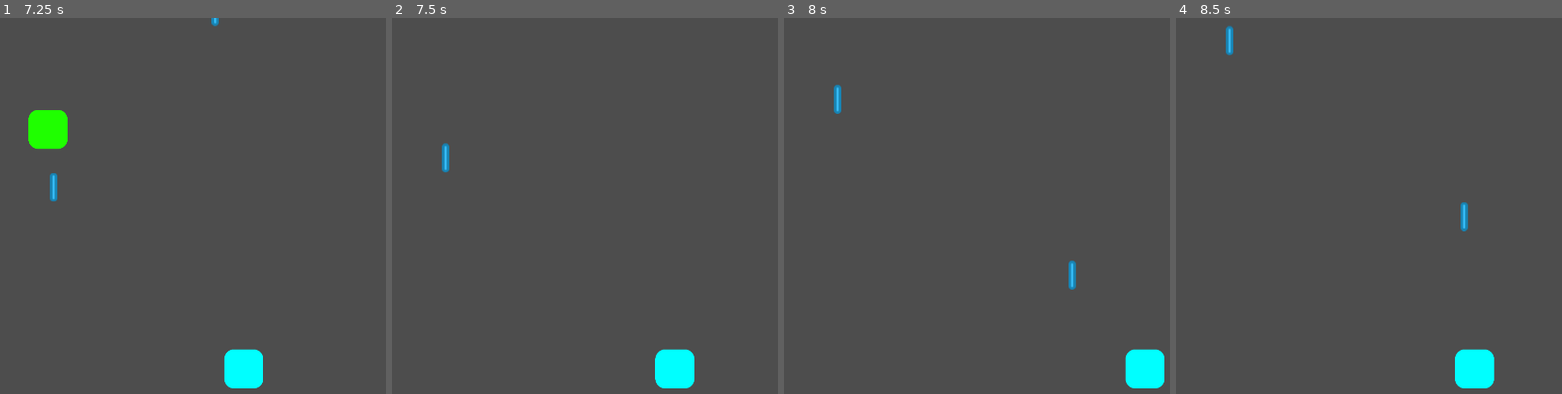
Above: before the commit, frames 1-4 (left to right).
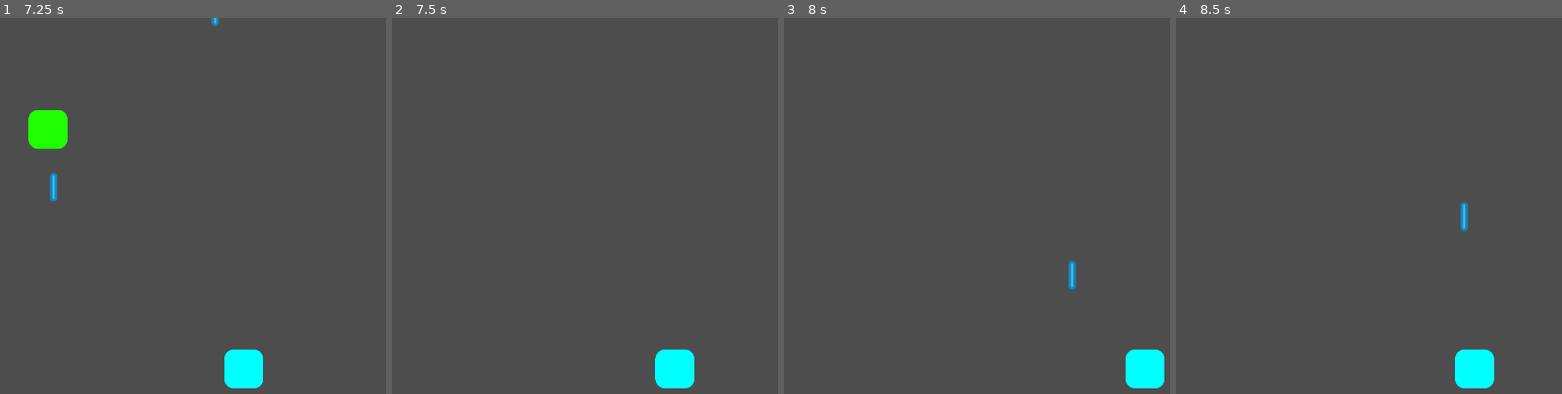
Above: after the commit, the same moments.

Repository: michael-j-coyne/space-defense
Game: Godot game, scene res://scenes/main.tscn
The game is run twice, just before and just after one commit, with the same random seed, the same clock (stepped at 60 frames per second) and the same inputs.
Inputs:
- Up to frame 1 (7.25 s): tap Enter (ui_accept) at 0.5, 0.77, 1.52, 3.02, 3.77, 4.52, 6.02, 6.77 s; hold Right (ui_right) 0.53-1.28 s; hold Left (ui_left) 1.28-2.03 s; hold Right (ui_right) 2.03-3.53 s; hold Left (ui_left) 3.53-5.78 s; hold Right (ui_right) from 5.78 s (still down)
- Up to frame 2 (7.5 s): keep holding Right (ui_right)
- Up to frame 3 (8 s): keep holding Right (ui_right); tap Enter (ui_accept) at 7.52 s
- Up to frame 4 (8.5 s): release Right (ui_right) at 8.03 s; hold Left (ui_left) from 8.03 s (still down)

Frame 1 is identical in both runs. In frame 2, 0.1% of the frame differs, in the area x 12-15%, y 33-41%; in frame 3, 0.1%; in frame 4, 0.1%, in the area x 12-15%, y 2-10%.

Commit message:
Add area detection to Projectile
Destroy projectile when it hits an enemy

Diff:
--- a/projectile.gd
+++ b/projectile.gd
@@ -31,3 +31,7 @@
 
 func _physics_process(delta):
 	position += velocity_func.call(delta)
+
+func _on_area_entered(area):
+	if area is Enemy:
+		destroy()
--- a/scenes/projectile.tscn
+++ b/scenes/projectile.tscn
@@ -12,3 +12,5 @@
 
 [node name="CollisionPolygon2D" type="CollisionPolygon2D" parent="."]
 polygon = PackedVector2Array(4.5, 18.5, -4.5, 18.5, -4.5, -18.5, 4.5, -18.5)
+
+[connection signal="area_entered" from="." to="." method="_on_area_entered"]
